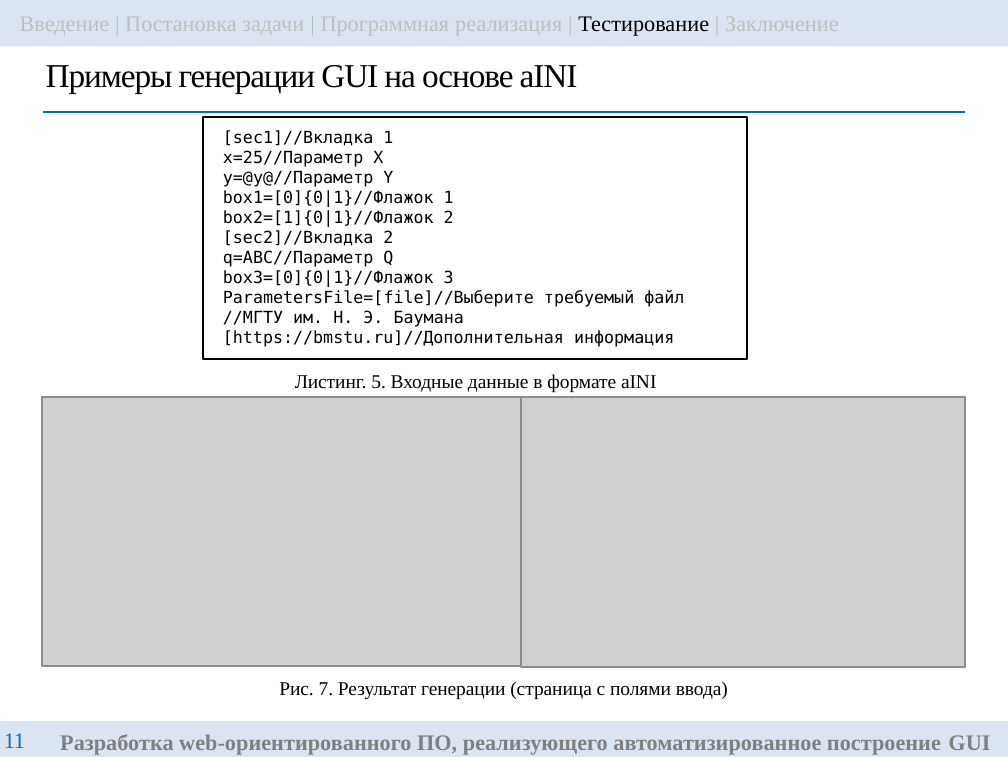
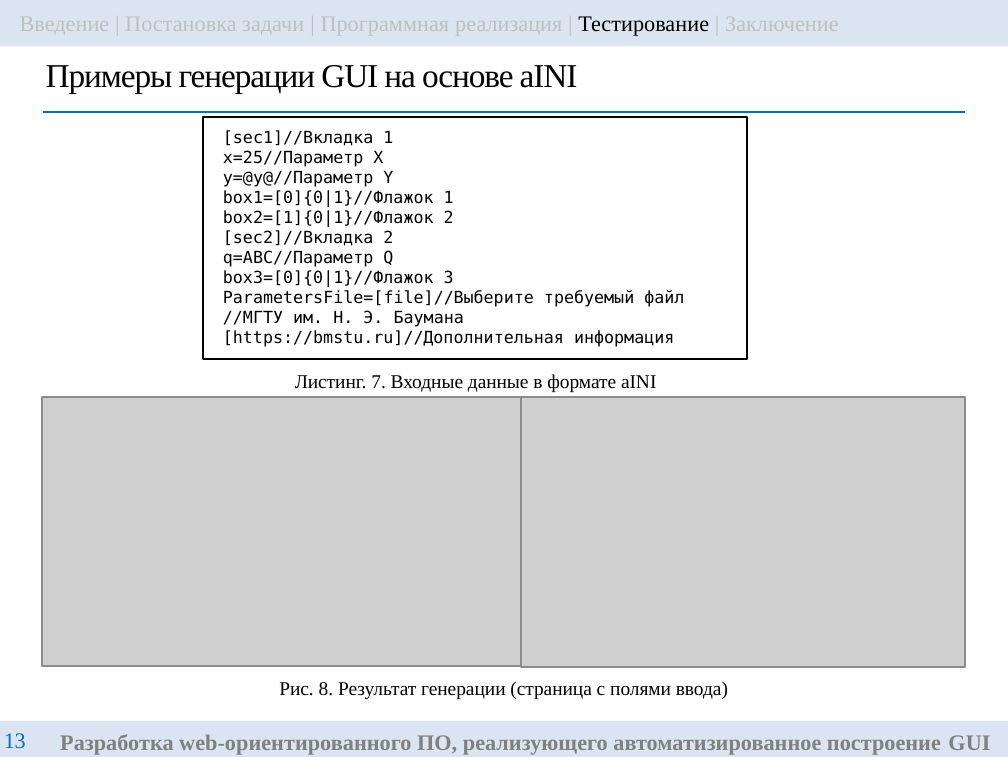
Before and after one commit to ITesserakt/Kodept, a slide deck: slide 13 of 04 - ВКРы/2022-2023 - Разр.библ.функций на языке Python автомат.построения GUI/rndhpc_vkr_pres_gui_2023_83_VasilyanA.pptx (slide 11 before the commit). Drawn at 1008x757 pixels with LibreOffice and Linux fonts; fonts in the diff are those of the drawing; grey boxes stand for pictures. Boxes give left, top, right and bottom in pixels: in the first picture for what was removed or moved away, otherwise in the second. Text is boxed around its words. In the diff, an @@ line names an element or a change of style, - is before the commit and + after.

```diff
--- a/04 - ВКРы/2022-2023 - Разр.библ.функций на языке Python автомат.построения GUI/rndhpc_vkr_pres_gui_2023_83_VasilyanA.pptx
+++ b/04 - ВКРы/2022-2023 - Разр.библ.функций на языке Python автомат.построения GUI/rndhpc_vkr_pres_gui_2023_83_VasilyanA.pptx
@@ text at <box>295,374,656,392</box>: text changed @@
-Листинг. 5. Входные данные в формате aINI
+Листинг. 7. Входные данные в формате aINI
@@ text at <box>279,681,728,699</box>: text changed @@
-Рис. 7. Результат генерации (страница с полями ввода)
+Рис. 8. Результат генерации (страница с полями ввода)
@@ page number at <box>4,733,26,749</box>: text changed @@
-11
+13
```
Also in this commit, not shown: 7 other slides changed, 2 slides added, 4 other files.
